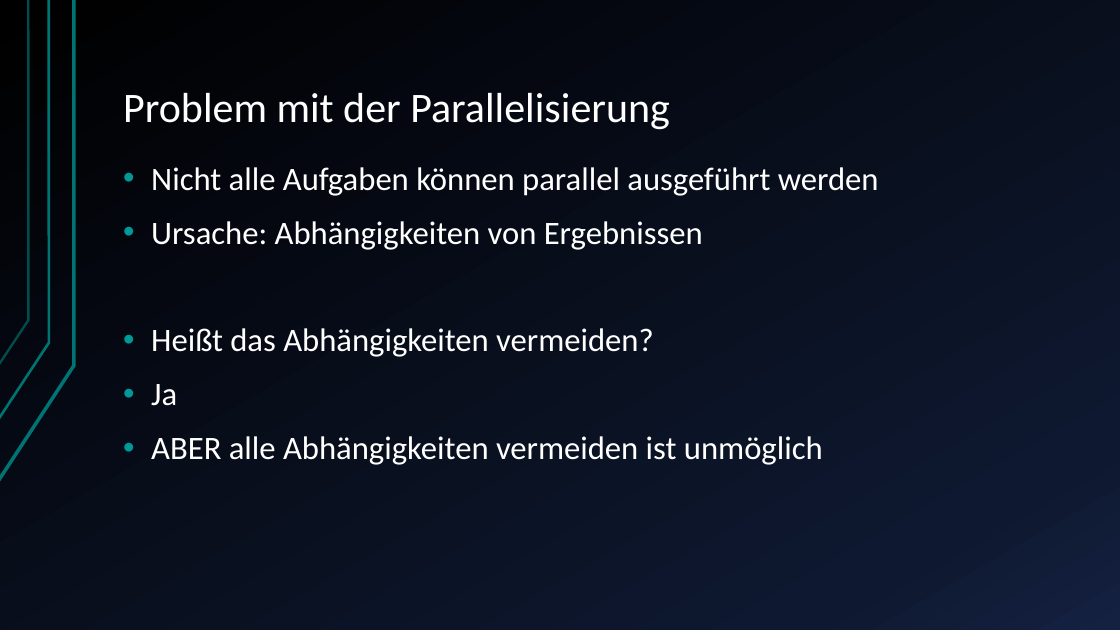
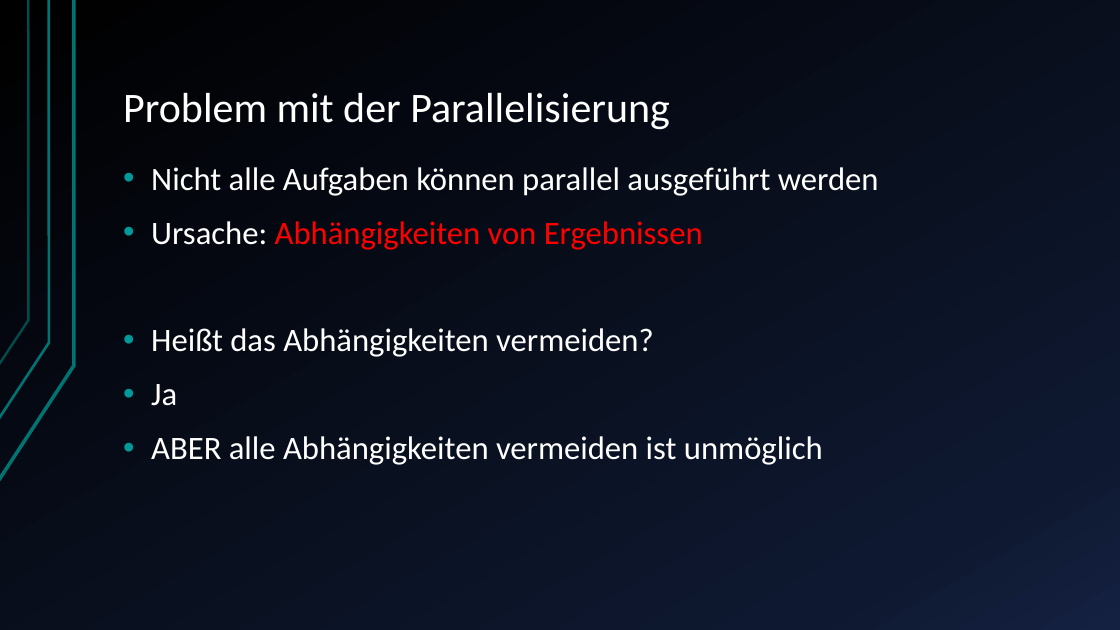
Before and after one commit to JuSteif/Parallelisierung, a slide deck: slide 6 of Ausblick Parallelisierung von Prozessen.pptx. Drawn at 1120x630 pixels with LibreOffice and Linux fonts; fonts in the diff are those of the drawing. Boxes give left, top, right and bottom in pixels: in the first picture for what was removed or moved away, otherwise in the second. Text is boxed around its words. In the diff, an @@ line names an element or a change of style, - is before the commit and + after.

```diff
--- a/Ausblick Parallelisierung von Prozessen.pptx
+++ b/Ausblick Parallelisierung von Prozessen.pptx
@@ text at (x1=151, y1=221, x2=703, y2=250): text colour #FFFFFF to #FF0000 in "Abhängigkeiten von Ergebnissen" @@
```
Also in this commit, not shown: 10 other slides changed, 1 other file.
